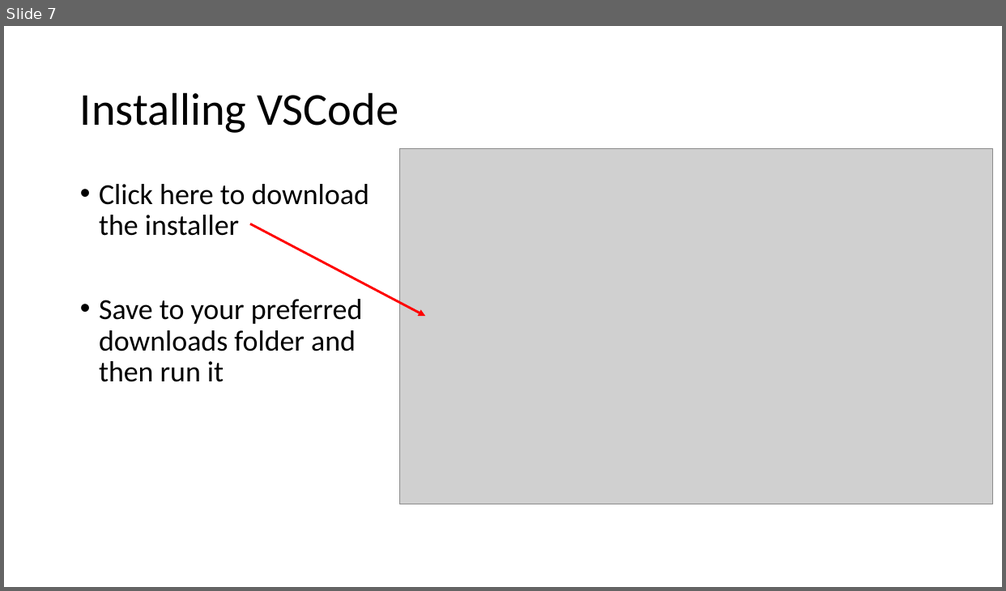
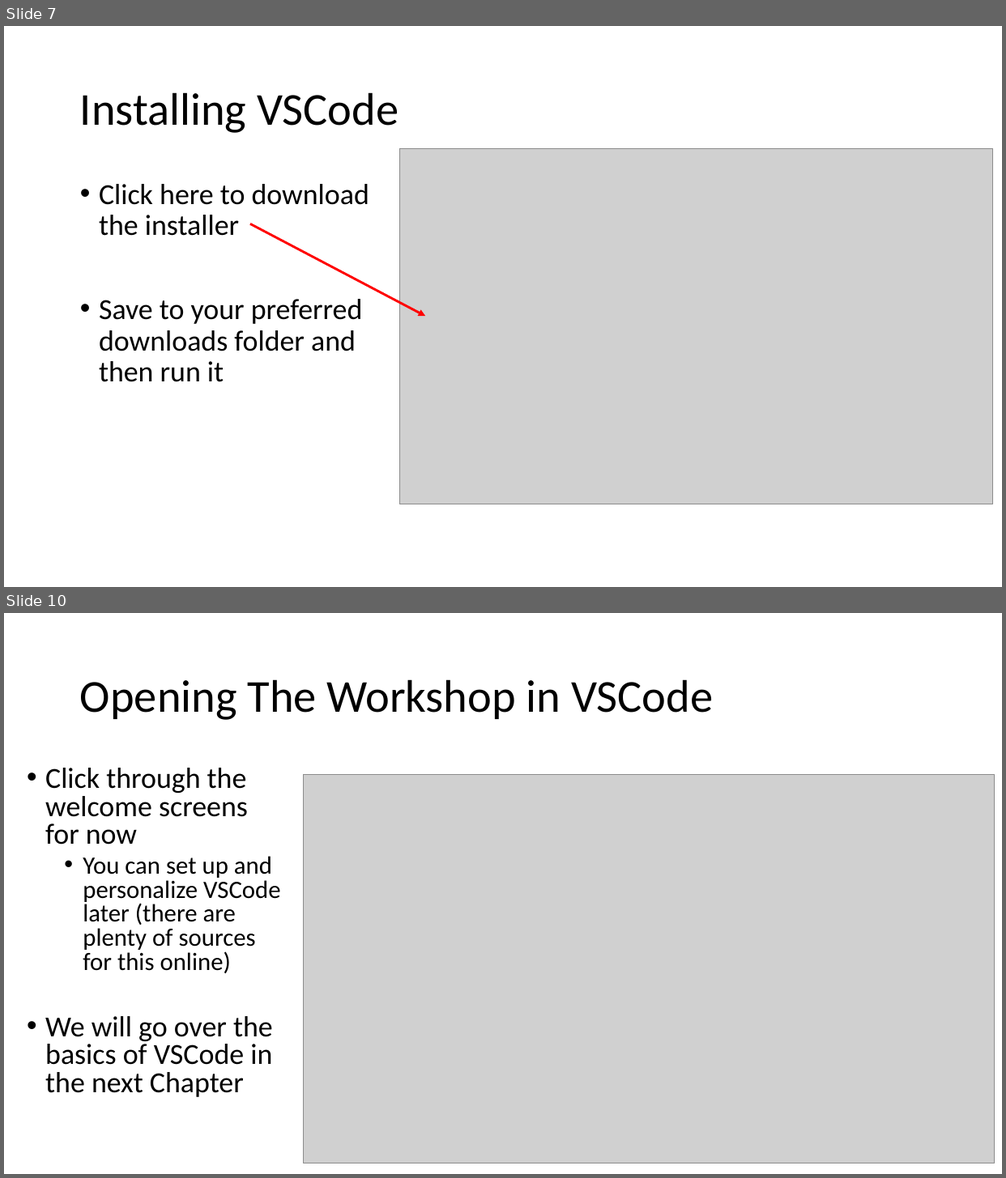
Before and after one commit to samwyss/purdue_win_python_workshop, a slide deck: 1 Getting Started/Chapter 1.pptx. Shown one above the other, each under a label of ours: slide 7 before the commit, slides 7 and 10 after it; the slides between them are not shown. The pictures are 1006x591 and 1006x1178 pixels, drawn with LibreOffice and Linux fonts; fonts in the diff are those of the drawing; grey boxes stand for pictures. Boxes give left, top, right and bottom in pixels: in the first picture for what was removed or moved away, otherwise in the second. Text is boxed around its words. In the diff, an @@ line names an element or a change of style, - is before the commit and + after.

Commit message:
updated chapter 1 slides

```diff
--- a/1 Getting Started/Chapter 1.pptx
+++ b/1 Getting Started/Chapter 1.pptx
@@ slide 10 added at [4, 613, 1002, 1174], background #FFFFFF @@
@@ title added at [80, 679, 713, 720], 44 pt, text #000000 @@
+Opening The Workshop in VSCode
@@ text added at [45, 768, 281, 1097], 28 pt, text #000000 @@
+• Click through the welcome screens for now
+  • You can set up and personalize VSCode later (there are plenty of sources for this online)
+• We will go over the basics of VSCode in the next Chapter
@@ picture added at [304, 775, 995, 1163] @@
```
Also in this commit, not shown: 2 slides changed, 2 other slides added.
